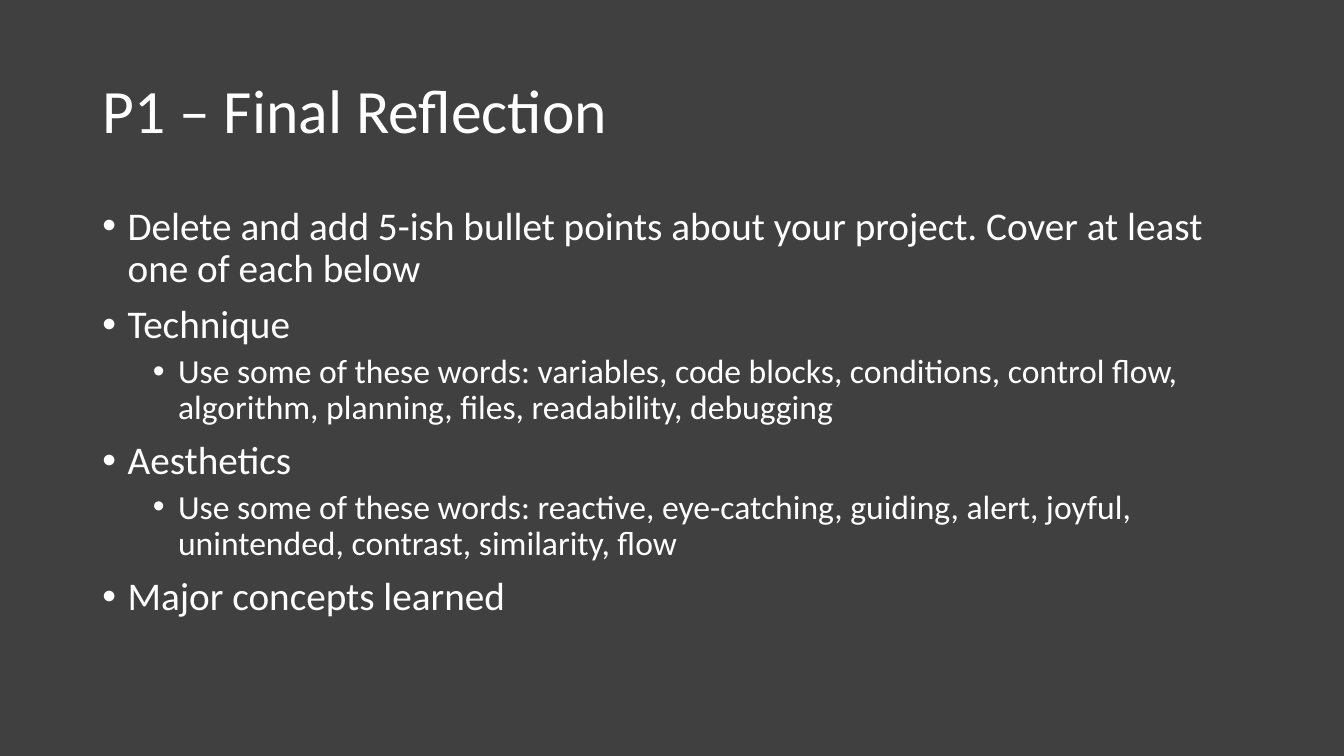
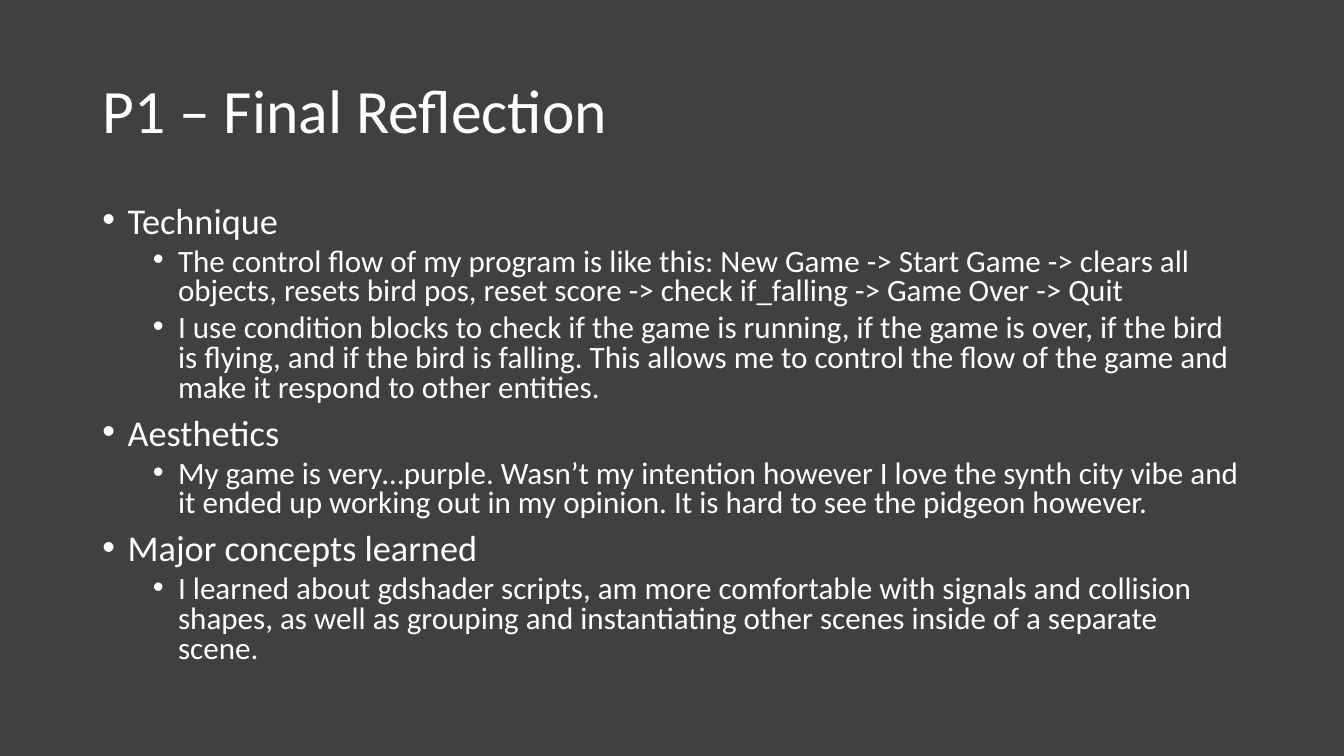
Before and after one commit to jaketerry28/CS315-Game-Programming, a slide deck: slide 16 of Project 1/Process Document.pptx. Drawn at 1344x756 pixels with LibreOffice and Linux fonts; fonts in the diff are those of the drawing. Boxes give left, top, right and bottom in pixels: in the first picture for what was removed or moved away, otherwise in the second. Text is boxed around its words. In the diff, an @@ line names an element or a change of style, - is before the commit and + after.

```diff
--- a/Project 1/Process Document.pptx
+++ b/Project 1/Process Document.pptx
@@ text at bbox=[128, 209, 477, 567]: size 28 to 25.9 pt in "Technique", "Aesthetics", "Major concepts learned"; line spacing 0.9 to 0.8 @@
@@ text at bbox=[128, 212, 1202, 283]: paragraph removed @@
-• Delete and add 5-ish bullet points about your project. Cover at least one of each below
@@ text at bbox=[178, 250, 1228, 403]: text changed; size 24 to 22.2 pt @@
-  • Use some of these words: variables, code blocks, conditions, control flow, algorithm, planning, files, readability, debugging
+  • The control flow of my program is like this: New Game -> Start Game -> clears all objects, resets bird pos, reset score -> check if_falling -> Game Over -> Quit
+  • I use condition blocks to check if the game is running, if the game is over, if the bird is flying, and if the bird is falling. This allows me to control the flow of the game and make it respond to other entities.
@@ text at bbox=[178, 462, 1238, 519]: text changed; size 24 to 22.2 pt @@
-  • Use some of these words: reactive, eye-catching, guiding, alert, joyful, unintended, contrast, similarity, flow
+  • My game is very…purple. Wasn’t my intention however I love the synth city vibe and it ended up working out in my opinion. It is hard to see the pidgeon however.
@@ text at bbox=[178, 577, 1191, 659]: paragraph added @@
+  • I learned about gdshader scripts, am more comfortable with signals and collision shapes, as well as grouping and instantiating other scenes inside of a separate scene.
```
Also in this commit, not shown: 13 other slides changed, 3 other files.
